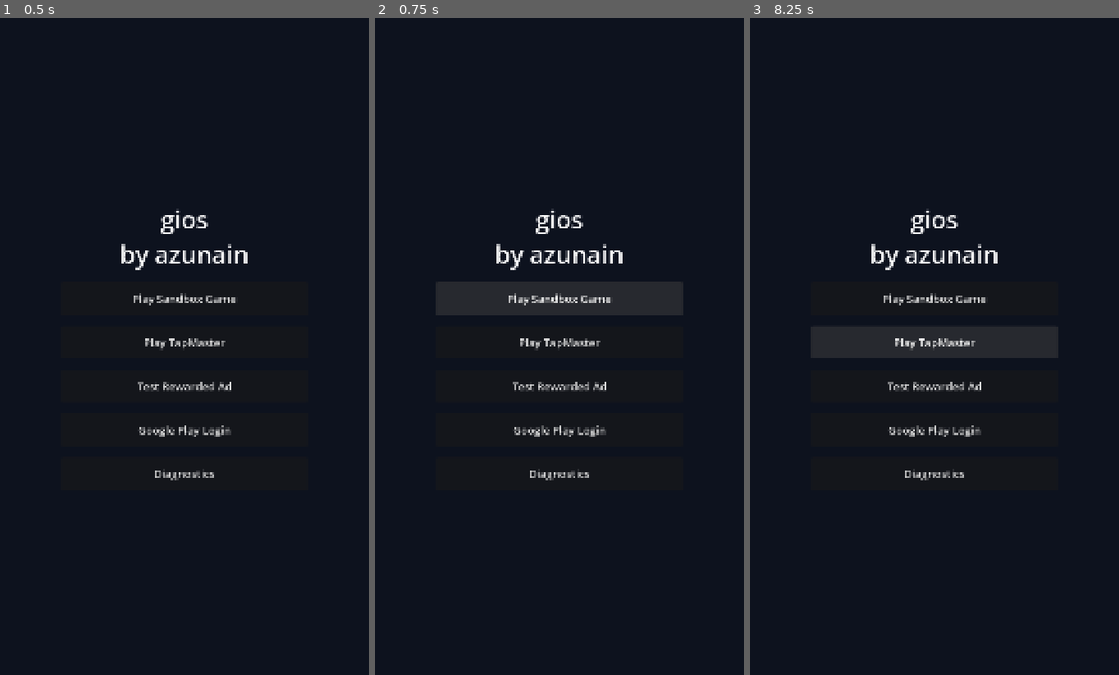
Above: before the commit, frames 1-3 (left to right).
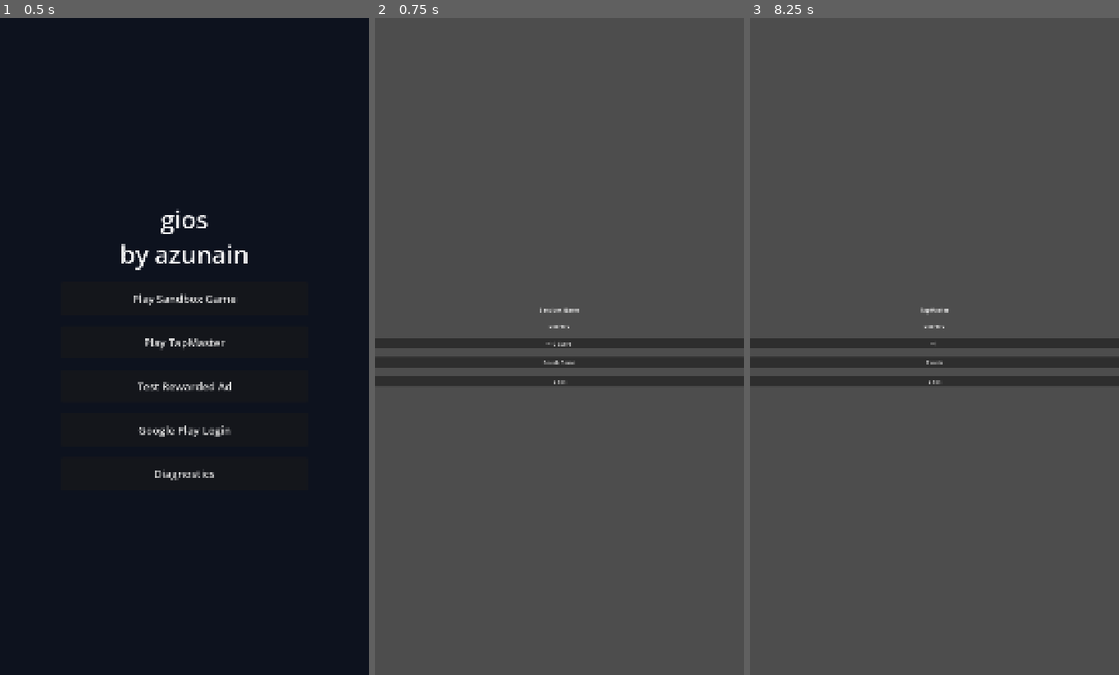
Above: after the commit, the same moments.

Repository: guarinogio/gios
Game: Godot game, scene res://scenes/Main.tscn
The game is run twice, just before and just after one commit, with the same random seed, the same clock (stepped at 60 frames per second) and the same inputs.
Inputs (mouse positions are in pixels of both pictures, inside the frame that each line leads up to):
- Up to frame 1 (0.5 s): no input
- Up to frame 2 (0.75 s): click "Play Sandbox Game" at 0.5 s
- Up to frame 3 (8.25 s): click (934, 300) at 1.25 s, where only the run before the commit has a clickable "Play Sandbox Game"; click (934, 339) at 2 s, where only the run before the commit has a clickable "Play TapMaster"; click (934, 339) at 2.75 s, where only the run before the commit has a clickable "Play TapMaster"; click (934, 431) at 3.5 s, where only the run before the commit has a clickable "Google Play Login"; click (934, 431) at 4.25 s, where only the run before the commit has a clickable "Google Play Login"; click (934, 346) at 5 s, where only the run after the commit has a clickable "+10 Score"; click (934, 359) at 5.75 s, where only the run after the commit has a clickable "Finish Game"; click "Play Sandbox Game" at 6.5 s; click (934, 385) at 7.25 s, where only the run before the commit has a clickable "Test Rewarded Ad"; click "Play TapMaster" at 8 s

Frame 1 is identical in both runs. In frame 2, 100% of the frame differs, in the area x 0-100%, y 0-100%; in frame 3, 99%.
Error before the commit: Invalid access to property or key 'router' on a base object of type 'Node (Gios.gd)'. (res://scripts/ui/MainMenu.gd:36)

Commit message:
Add engine diagnostics screen

Diff:
--- a/godot/scripts/autoload/Gios.gd
+++ b/godot/scripts/autoload/Gios.gd
@@ -6,9 +6,11 @@
 
 const GiosConfigScript := preload("res://scripts/core/GiosConfig.gd")
 const GiosSaveScript := preload("res://scripts/core/GiosSave.gd")
+const SceneRouterScript := preload("res://scripts/core/SceneRouter.gd")
 
 var config
 var save
+var router
 var services := {}
 
 func _ready() -> void:
@@ -18,12 +20,18 @@
 	print("%s %s by %s" % [ENGINE_NAME, VERSION, PUBLISHER])
 
 	_boot_save()
+	_boot_router()
 	_boot_services()
 
 func _boot_save() -> void:
 	save = GiosSaveScript.new()
 	add_child(save)
 	save.boot()
+
+func _boot_router() -> void:
+	router = SceneRouterScript.new()
+	add_child(router)
+	router.boot()
 
 func _boot_services() -> void:
 	services.analytics = preload("res://scripts/services/AnalyticsService.gd").new()
--- a/godot/scripts/ui/MainMenu.gd
+++ b/godot/scripts/ui/MainMenu.gd
@@ -60,6 +60,7 @@
 	diagnostics.custom_minimum_size = Vector2(640, 96)
 	diagnostics.add_theme_font_size_override("font_size", 32)
 	diagnostics.pressed.connect(func():
+		print("DIAGNOSTICS BUTTON PRESSED")
 		Gios.router.go_to("res://scenes/ui/DiagnosticsScreen.tscn")
 	)
 	root.add_child(diagnostics)
Not shown, added: godot/scripts/core/DeviceInfo.gd.uid
Not shown, added: godot/scripts/ui/DiagnosticsScreen.gd.uid
